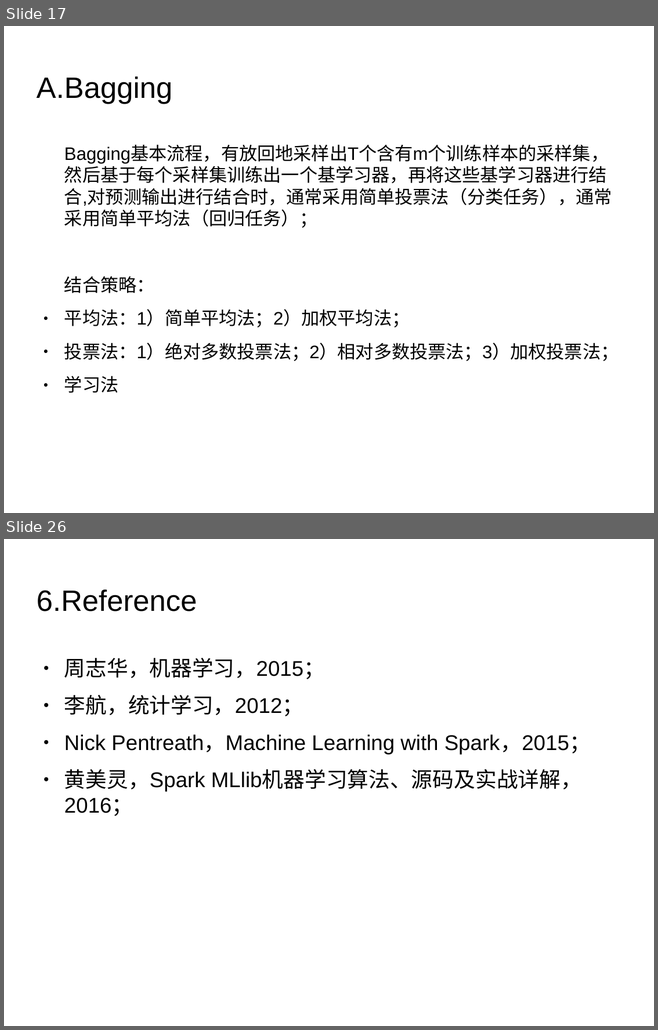
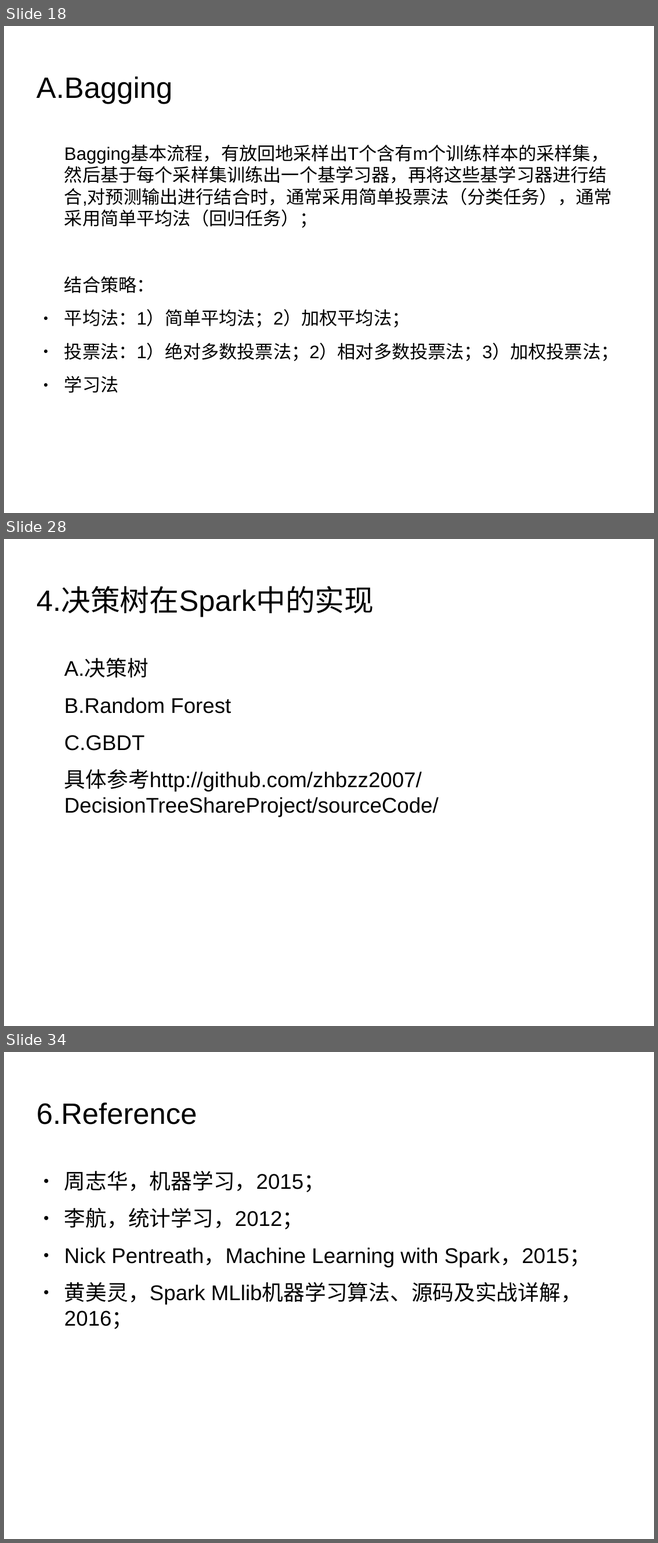
Before and after one commit to liulj0507/DecisionTreeShareProject, a slide deck: doc/DecisionTree-zhb.odp. Shown one above the other, each under a label of ours: slides 17 and 26 before the commit, slides 18, 28 and 34 after it; the slides between them are not shown. The pictures are 658x1030 and 658x1543 pixels, drawn with LibreOffice and Linux fonts; fonts in the diff are those of the drawing; background and template pictures are left out. Boxes give left, top, right and bottom in pixels: in the first picture for what was removed or moved away, otherwise in the second. Text is boxed around its words. In the diff, an @@ line names an element or a change of style, - is before the commit and + after.

Commit message:
更新决策树ppt

```diff
--- a/doc/DecisionTree-zhb.odp
+++ b/doc/DecisionTree-zhb.odp
@@ slide 28 added at box(4, 539, 654, 1026), background picture (left out) @@
@@ title added at box(36, 587, 373, 617), 36 pt, text #000000 @@
+4.决策树在Spark中的实现
@@ text added at box(64, 659, 438, 817), 26 pt, text #000000 @@
+A.决策树
+B.Random Forest
+C.GBDT
+具体参考http://github.com/zhbzz2007/DecisionTreeShareProject/sourceCode/
@@ what was slide 17 is now slide 18 @@
@@ what was slide 26 is now slide 34 @@
```
Also in this commit, not shown: 11 slides changed, 9 other slides added, 2 slides removed, 11 other files.
